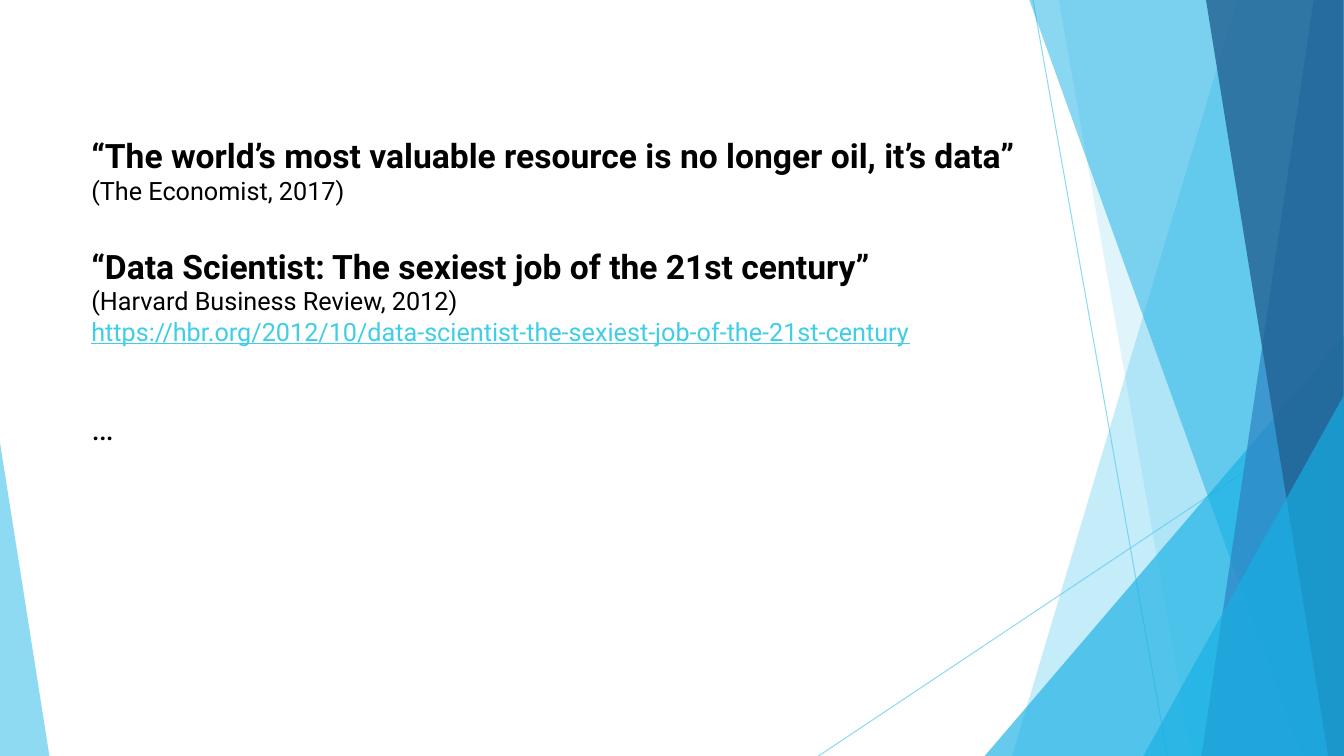
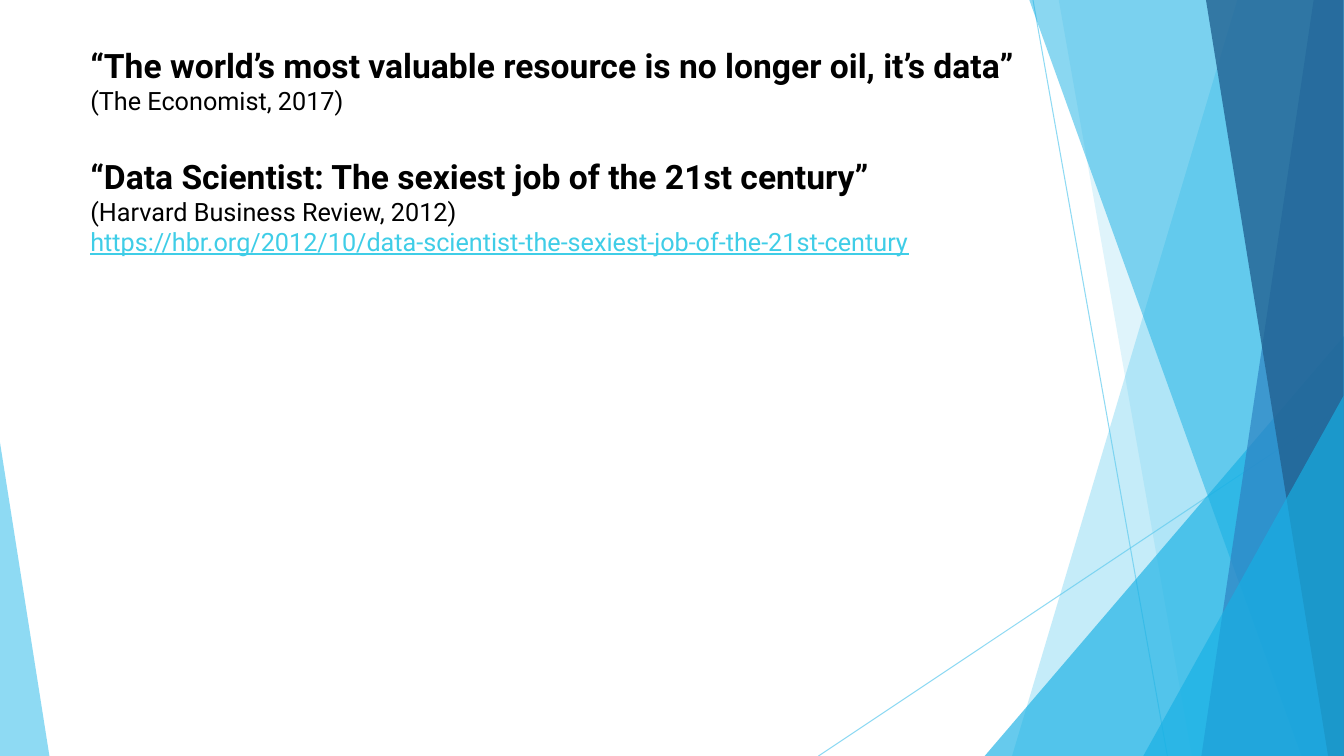
Before and after one commit to MarcoCalbucci/DataAnalytics, a slide deck: slide 4 of Intro/Intro.pptx (slide 3 before the commit). Drawn at 1344x756 pixels with LibreOffice and Linux fonts; fonts in the diff are those of the drawing. Boxes give left, top, right and bottom in pixels: in the first picture for what was removed or moved away, otherwise in the second. Text is boxed around its words. In the diff, an @@ line names an element or a change of style, - is before the commit and + after.

```diff
--- a/Intro/Intro.pptx
+++ b/Intro/Intro.pptx
@@ text at [90, 52, 1013, 257]: paragraph removed @@
-…
@@ text "“The world’s most valuable resource ...": place and size @@
-text "“The world’s most valuable resource ..." at [91, 142, 1014, 347]
+text "“The world’s most valuable resource ..." at [90, 52, 1013, 257]
```
Also in this commit, not shown: 2 other slides changed, 2 slides added.
